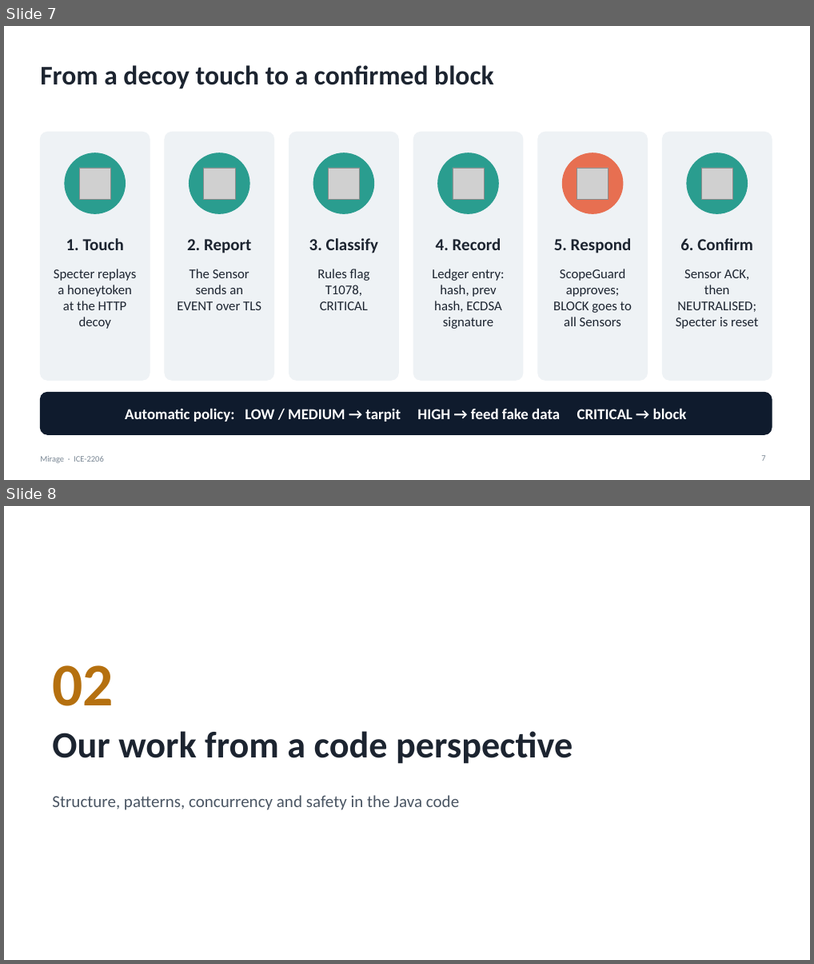
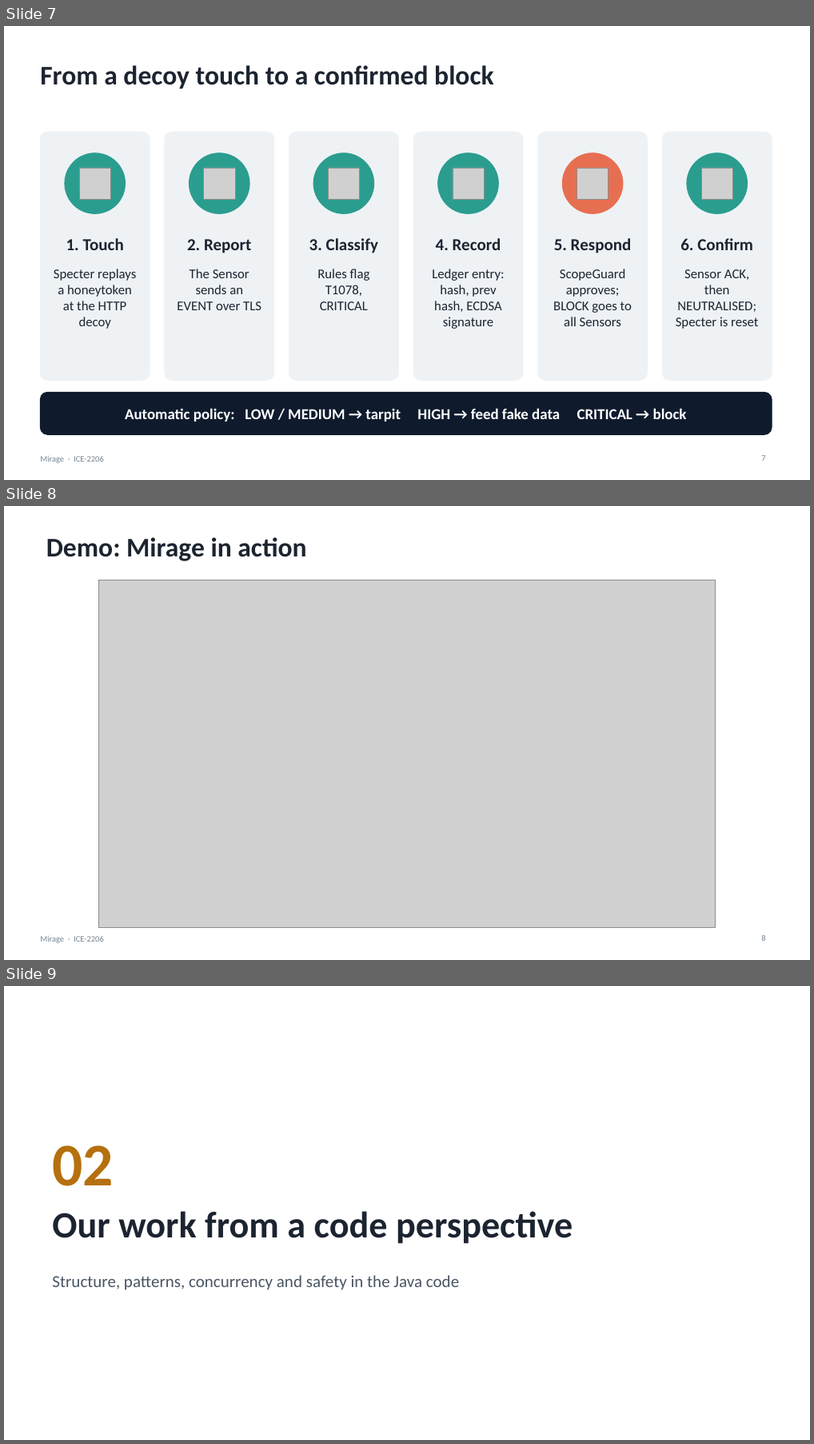
Before and after one commit to NoboIshraque/cybersecurity, a slide deck: docs/submission/Mirage_Presentation.pptx. Shown one above the other, each under a label of ours: slides 7 and 8 before the commit, slides 7, 8 and 9 after it. The pictures are 814x964 and 814x1444 pixels, drawn with LibreOffice and Linux fonts; fonts in the diff are those of the drawing; grey boxes stand for pictures. Boxes give left, top, right and bottom in pixels: in the first picture for what was removed or moved away, otherwise in the second. Text is boxed around its words. In the diff, an @@ line names an element or a change of style, - is before the commit and + after.

```diff
--- a/docs/submission/Mirage_Presentation.pptx
+++ b/docs/submission/Mirage_Presentation.pptx
@@ slide 8 added at [4,506,810,960], background #FFFFFF; not listed: 1 template element that a slide beside it also shows @@
@@ title added at [46,537,306,561], 32 pt, text #1C2430, bold @@
+Demo: Mirage in action
@@ picture added at [99,580,716,927] @@
@@ page number added at [762,935,766,940], 10 pt, text #7A8794 @@
+8
@@ what was slide 8 is now slide 9 @@
```
Also in this commit, not shown: 5 other files.
